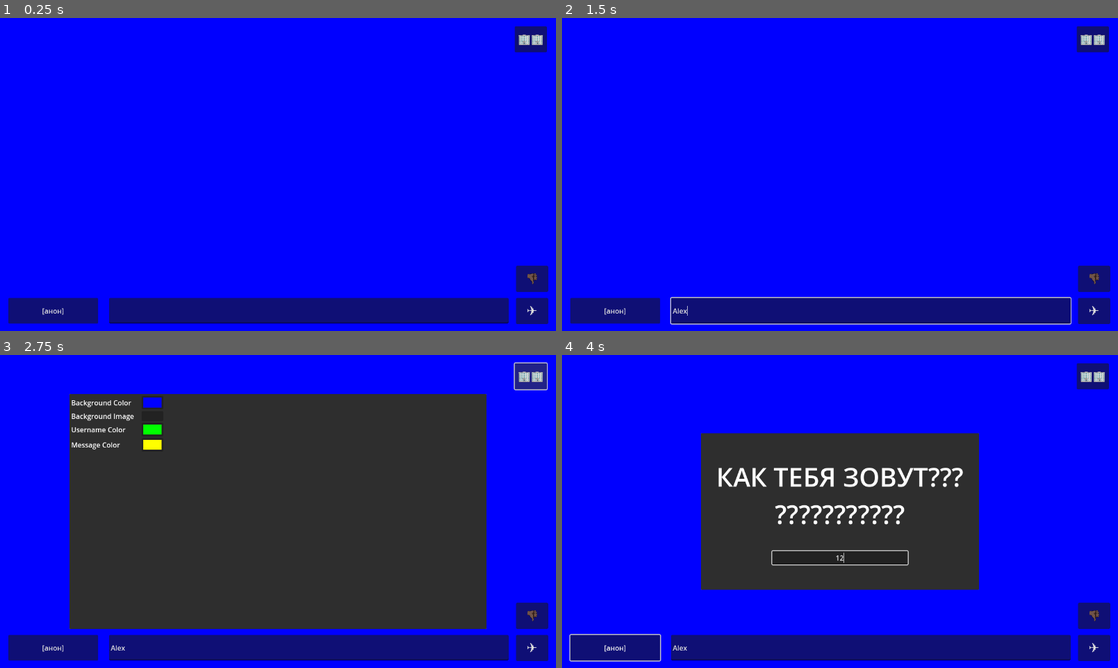
Above: before the commit, frames 1-4 (two rows, left to right).
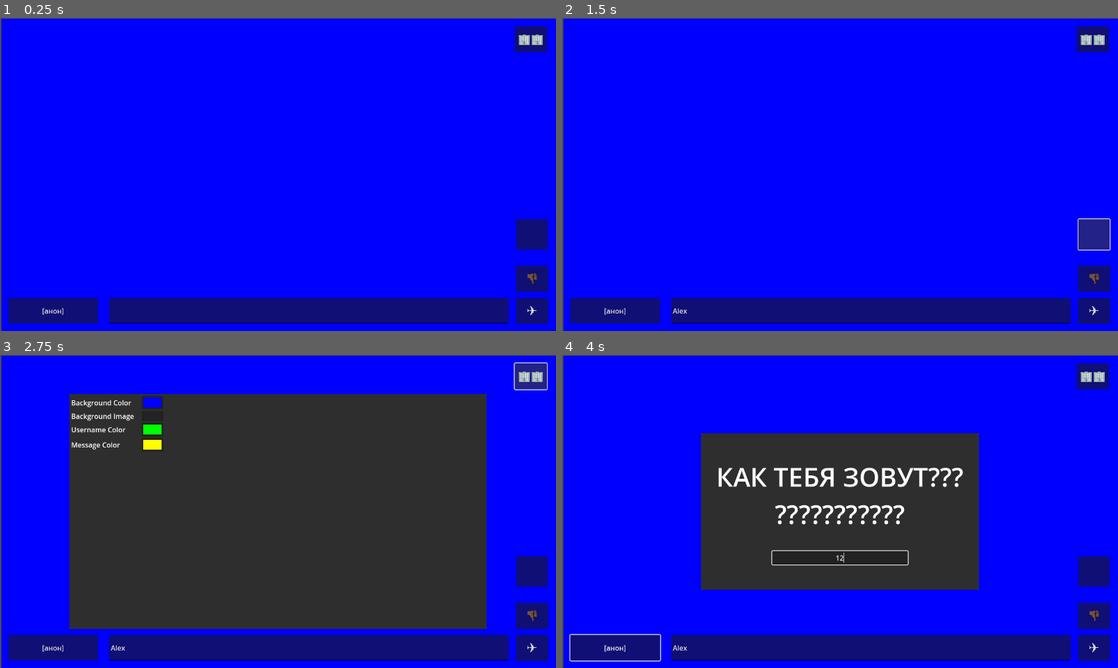
Above: after the commit, the same moments.

Repository: Tailsray/Arkochat
Game: Godot game, scene res://chat.tscn
The game is run twice, just before and just after one commit, with the same random seed, the same clock (stepped at 60 frames per second) and the same inputs.
Inputs (mouse positions are in pixels of both pictures, inside the frame that each line leads up to):
- Up to frame 1 (0.25 s): no input
- Up to frame 2 (1.5 s): click (873, 312) at 0.52 s; type "Alex" at 0.6 s; click (1095, 233) at 1.27 s
- Up to frame 3 (2.75 s): click "🏢🏢" at 2 s
- Up to frame 4 (4 s): click "[анон]" at 2.75 s; click (840, 558) at 3.52 s; type "12" at 3.6 s

The runs differ from the first frame. In frame 1, 1.0% of the frame differs, in the area x 0-100%, y 0-100%; in frame 2, 1.8%; in frame 3, 1.0%; in frame 4, 1.0%.

Commit message:
file shenanigans

Diff:
--- a/chat.tscn
+++ b/chat.tscn
@@ -91,8 +91,11 @@
 [node name="BackgroundColor" type="ColorRect" parent="Background"]
 z_index = -2
 layout_mode = 0
-offset_right = 1280.0
-offset_bottom = 720.0
+offset_left = 3.0
+offset_top = 2.0
+offset_right = 1283.0
+offset_bottom = 722.0
+mouse_force_pass_scroll_events = false
 color = Color(0, 0, 1, 1)
 
 [node name="BackgroundTexture" type="TextureRect" parent="Background"]
@@ -116,8 +119,8 @@
 anchor_bottom = 1.0
 offset_left = 4.0
 offset_top = 4.0
-offset_right = -4.0
-offset_bottom = -4.0
+offset_right = 636.0
+offset_bottom = 356.0
 grow_horizontal = 2
 grow_vertical = 2
 alignment = 1
@@ -205,6 +208,19 @@
 
 [node name="ChayPostavte" type="AudioStreamPlayer2D" parent="."]
 stream = ExtResource("4_4yh8y")
+
+[node name="FilePick" type="Button" parent="."]
+layout_mode = 0
+offset_left = 1189.0
+offset_top = 463.0
+offset_right = 1261.0
+offset_bottom = 533.0
+
+[node name="FileDialog" type="FileDialog" parent="FilePick"]
+title = "Open a File"
+ok_button_text = "Open"
+file_mode = 0
+access = 2
 
 [connection signal="settings_applied" from="." to="." method="on_settings_applied"]
 [connection signal="pressed" from="Settings/SettingsButton" to="Settings" method="open_settings"]
@@ -220,3 +236,5 @@
 [connection signal="text_submitted" from="Control/TextField" to="." method="_on_text_field_text_submitted"]
 [connection signal="pressed" from="Control/SendButton" to="." method="send_message"]
 [connection signal="pressed" from="ScrollDownButton" to="." method="_on_scroll_down_button_pressed"]
+[connection signal="pressed" from="FilePick" to="." method="_on_file_pick_pressed"]
+[connection signal="file_selected" from="FilePick/FileDialog" to="." method="_on_file_dialog_file_selected"]
Not shown: 1 places in chat.tscn that only renumber resources
